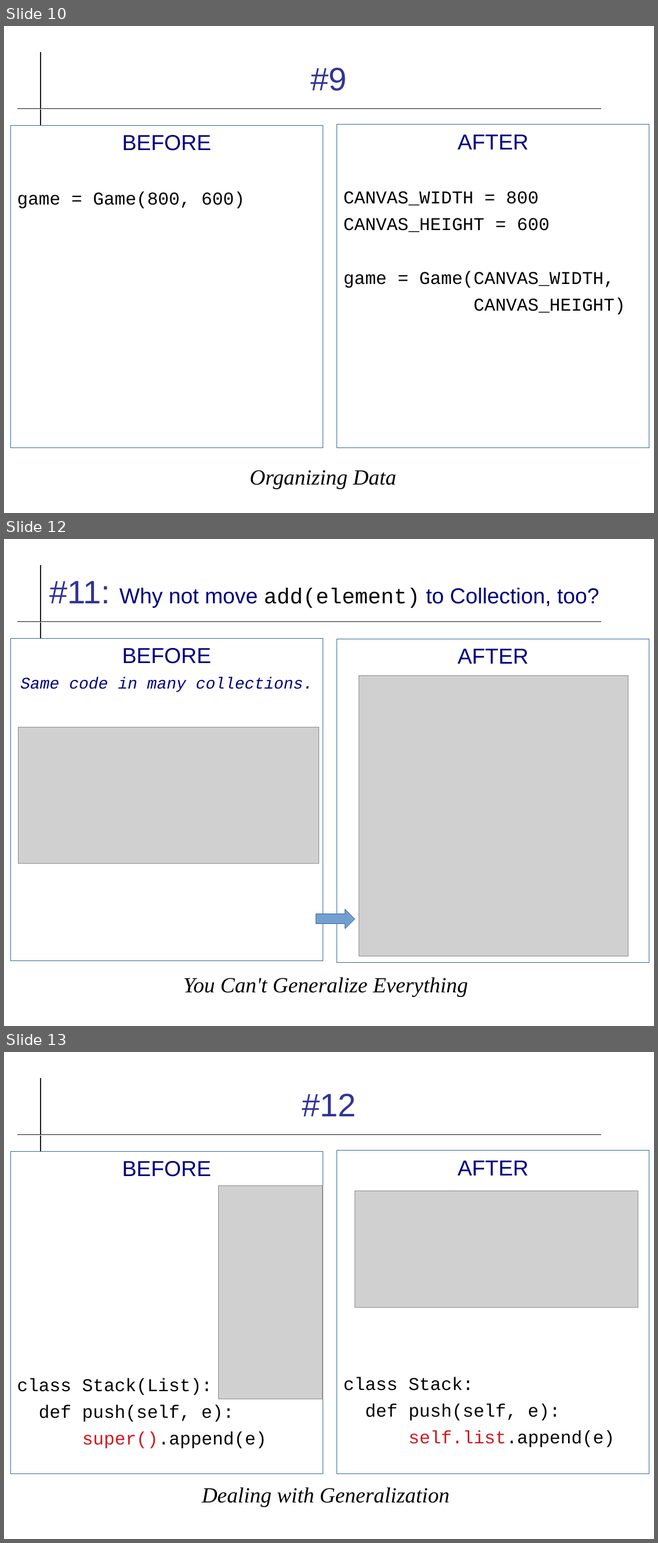
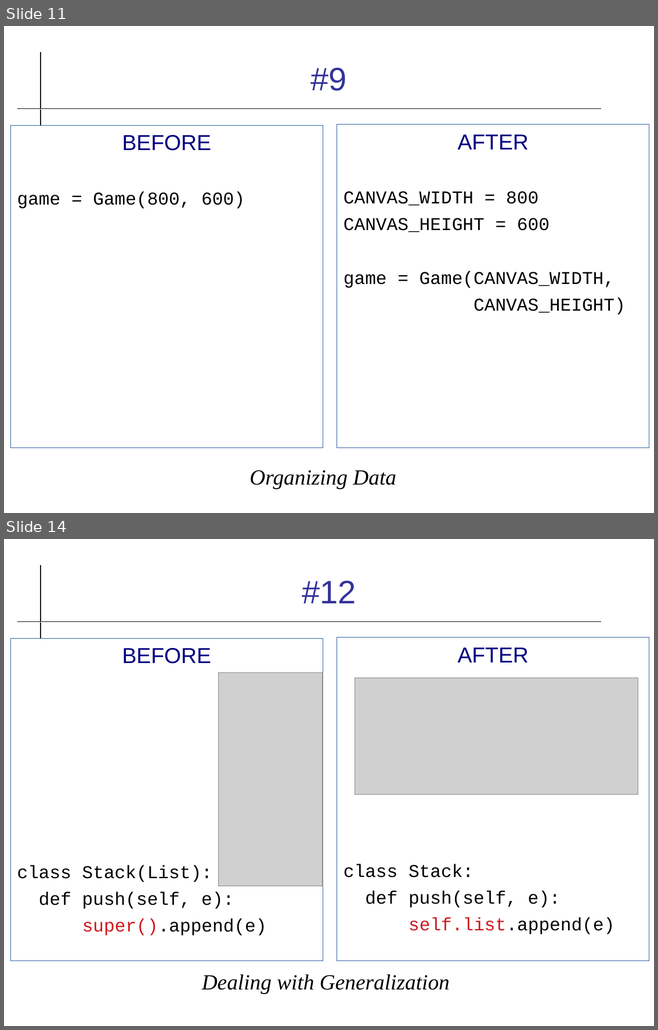
Before and after one commit to cpske/ISP, a slide deck: refactoring/Refactoring-Review.odp. Shown one above the other, each under a label of ours: slides 10, 12 and 13 before the commit, slides 11 and 14 after it; the slides between them are not shown. The pictures are 658x1543 and 658x1030 pixels, drawn with LibreOffice and Linux fonts; fonts in the diff are those of the drawing; grey boxes stand for pictures. Boxes give left, top, right and bottom in pixels: in the first picture for what was removed or moved away, otherwise in the second. Text is boxed around its words. In the diff, an @@ line names an element or a change of style, - is before the commit and + after.

```diff
--- a/refactoring/Refactoring-Review.odp
+++ b/refactoring/Refactoring-Review.odp
@@ slide 12 removed at (4,539,654,1026), background #FFFFFF; not listed: 2 template elements that a slide beside it also shows @@
@@ title removed at (49,581,599,608) @@
-#11: Why not move add(element) to Collection, too?
@@ text removed at (10,638,322,961) @@
-BEFORE
-Same code in many collections.
@@ text removed at (336,639,648,962) @@
-AFTER
@@ picture removed at (359,675,628,956) @@
@@ picture removed at (18,727,318,864) @@
@@ right arrow removed at (316,909,355,929) @@
@@ text removed at (183,977,468,997) @@
-You Can't Generalize Everything
@@ what was slide 10 is now slide 11 @@
@@ what was slide 13 is now slide 14 @@
```
Also in this commit, not shown: 10 slides changed, 3 slides added, 2 other slides removed, 9 other files.
